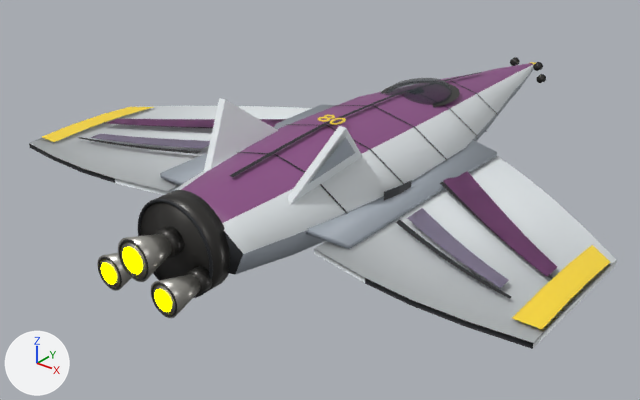
Two versions of the glTF model ThoriumGap_JS/models/Ship_DeltaWing_368386.glb, one commit apart.
The view is the same before and after, from a 50 mm camera at (5.18, -7.64, 3.72) aimed at (-0.37, -0.71, -0.57). Lighting does not change. The marker at lower left points along +X, +Y and +Z. The older version comes first. Where no turn or scale is listed for an object, it has been applied to the vertices.

Names of what the first picture shows: 'CanopyGlass_LowInsetDome', 'Decal_Number80_DorsalHull', 'EngineBell_RightLower_BurnishedNozzle', 'EngineBlock_AftIntegratedHousing', 'EngineEmitter', 'Fuselage_MainWedgeBody', 'PaintWingChevron_Right_PrimarySweep_Top', 'PaintWingChevron_Right_SecondaryLowerSweep_Top', 'TailFin_Left_CantedStabilizer', 'TailFin_Right_CantedStabilizer', 'WingRoot_Right_BlendedShoulder', 'WingTipTrim_Left_HardCutPanel_Top', 'WingTipTrim_Right_HardCutPanel_Top', 'Wing_Left_DeltaAerofoil', 'Wing_Right_DeltaAerofoil' and 26 more.
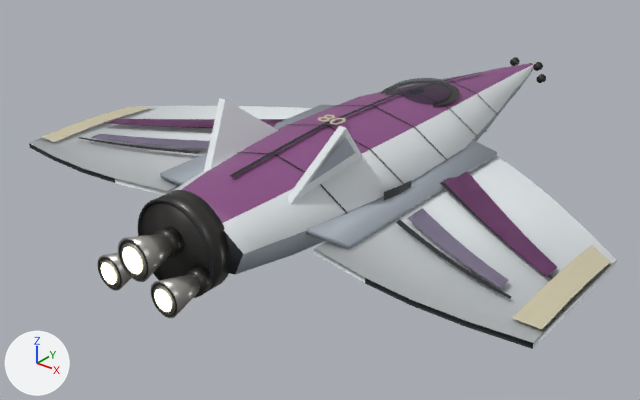
The edits, one by one:
Material 'Ship_DeltaWingFamily_BroadShield_cropped_delta_split_upper_lower_Seed368386_Paint_Trim_PlumInterceptor' (mat_ship_deltawingfamily_broadshield_cropped_delta_split_upper_lower_seed368386_paint_trim_pluminterceptor) changes colour from yellow #ffdd38 to beige #cec7aa; in linear values from (1.0, 0.72, 0.04) to (0.62, 0.57, 0.4).
In material 'EngineGlow' (mat_engineglow), emission_color goes from (1.0, 1.0, 0.0) (yellow #ffff00) to (0.62, 0.57, 0.4) (beige #cec7aa).

What differs and where, as boxes (x1, y1, x2, y2) in the pictures (640 x 400 px):
'WingTipTrim_Right_HardCutPanel_Top', recoloured (yellow to beige): (512, 245, 610, 329) in both
'EngineEmitter', recoloured (yellow to beige): (101, 247, 172, 312) in both
'WingTipTrim_Left_HardCutPanel_Top', recoloured (yellow to beige): (42, 107, 153, 142) in both
'Decal_Number80_DorsalHull', recoloured: (318, 115, 346, 125) in both
